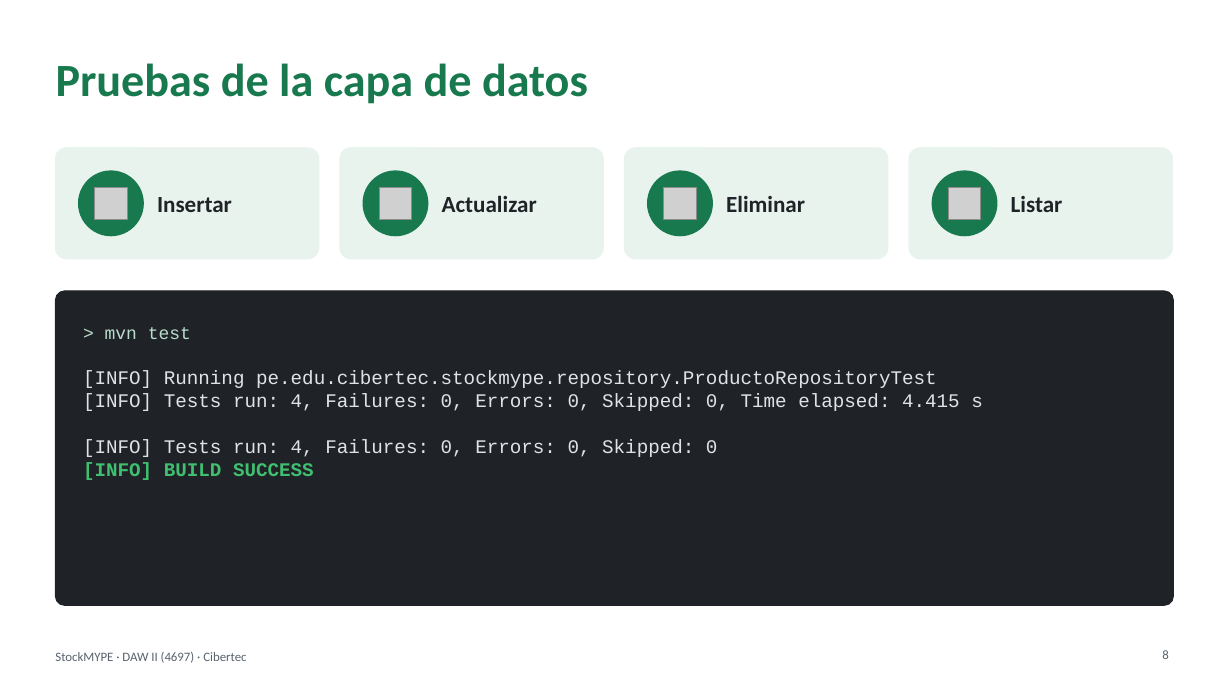
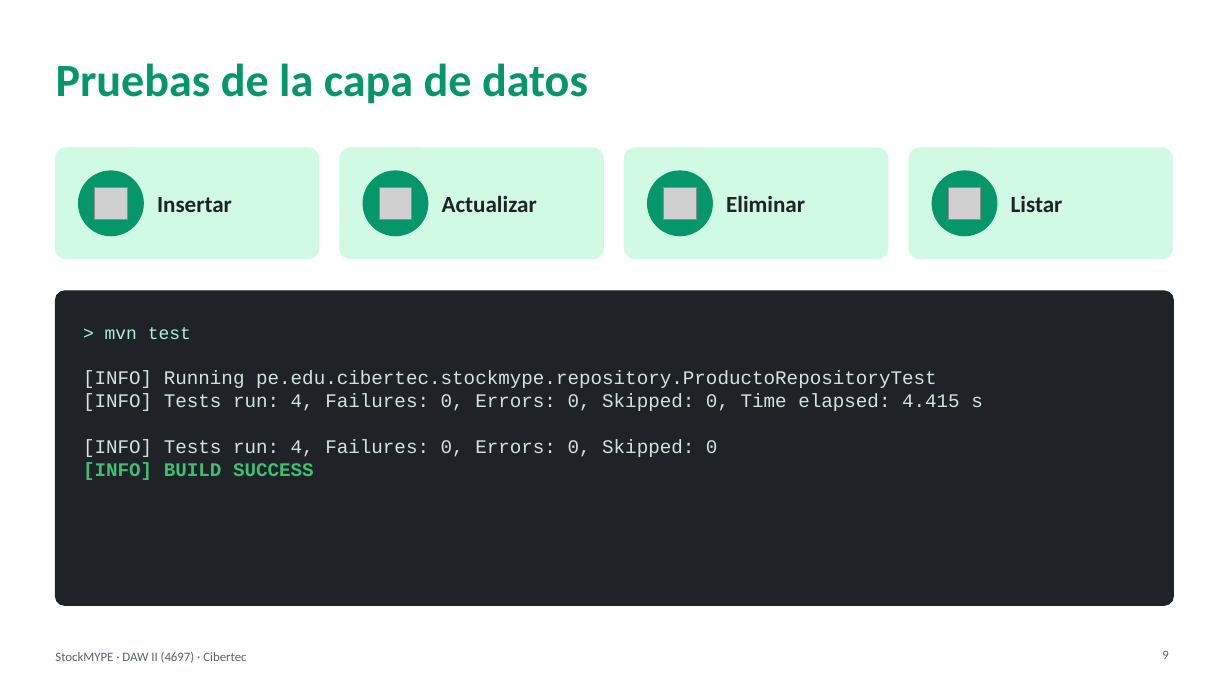
Before and after one commit to nandoxts/DAWII-4697-StockMYPE, a slide deck: slide 9 of docs/Presentacion_StockMYPE_Final.ppt (slide 8 before the commit). Drawn at 1232x693 pixels with LibreOffice and Linux fonts; fonts in the diff are those of the drawing; grey boxes stand for pictures; background and template pictures are left out. Boxes give left, top, right and bottom in pixels: in the first picture for what was removed or moved away, otherwise in the second. Text is boxed around its words. In the diff, an @@ line names an element or a change of style, - is before the commit and + after.

```diff
--- a/docs/Presentacion_StockMYPE_Final.ppt
+++ b/docs/Presentacion_StockMYPE_Final.ppt
@@ title "Pruebas de la capa de ..." at bbox=[56, 63, 588, 104]: text colour #18794E to #059669 @@
@@ fill #E8F3EE to #D1FAE5; outline #E8F3EE 0.99 pt to #D1FAE5 0.99 pt in 4 elements at bbox=[55, 148, 319, 259], bbox=[340, 148, 603, 259], bbox=[624, 148, 888, 259], bbox=[909, 148, 1172, 259] @@
@@ fill #18794E to #059669; outline #18794E 0.99 pt to #059669 0.99 pt in 4 elements at bbox=[79, 171, 143, 236], bbox=[363, 171, 428, 236], bbox=[647, 171, 712, 236], bbox=[932, 171, 996, 236] @@
@@ text "> mvn test" at bbox=[105, 327, 191, 339]: text colour #B7DCC9 to #A7F3D0 @@
@@ page number at bbox=[1162, 650, 1168, 659]: text changed @@
-8
+9
```
Also in this commit, not shown: 9 other slides changed, 1 slide added, 2 other files.
